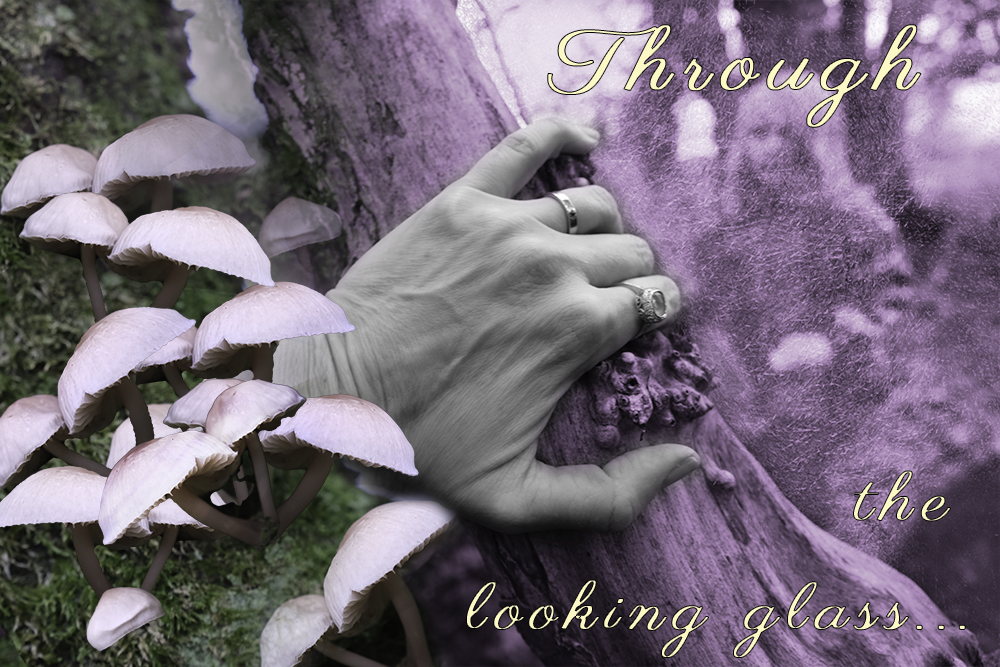
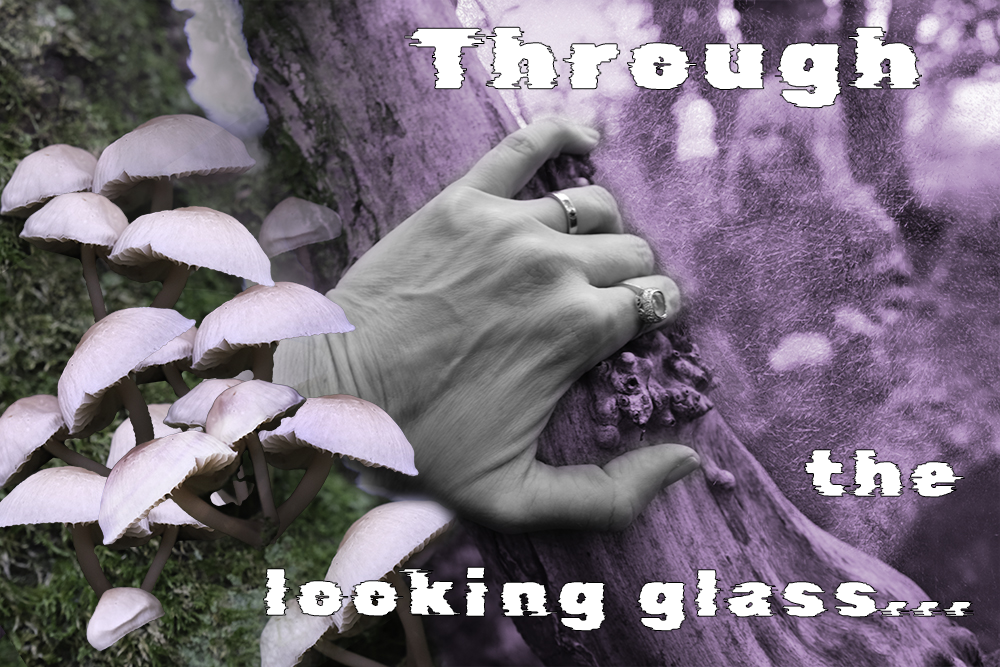
The second 1000×667 image is a revision of the first. Changes to its layers:
painted on "Through" over bbox(404, 24, 922, 128)
painted on "the looking glass..." over bbox(263, 449, 974, 658)
